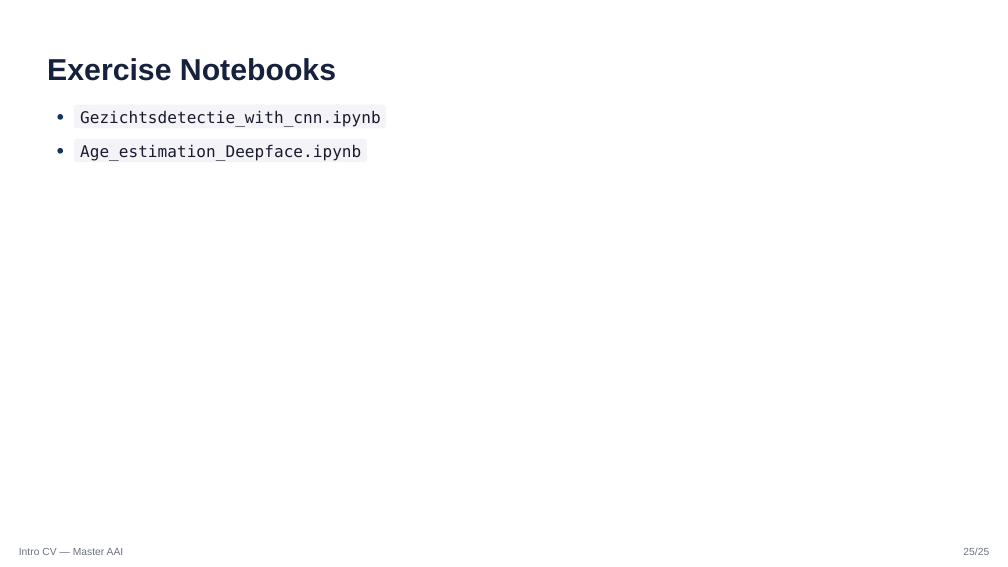
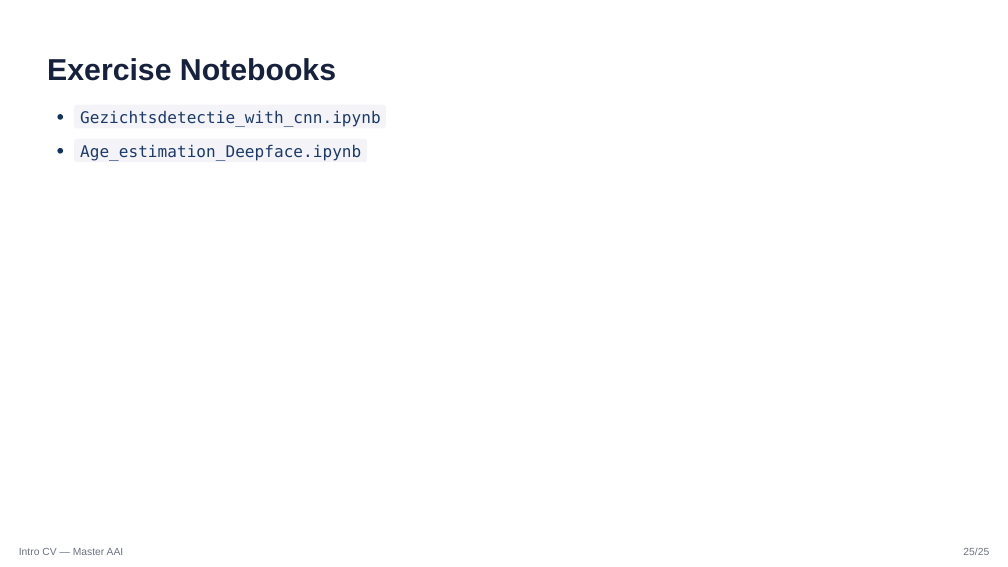
Before and after one commit to MichielBontenbal/hva-lectures, a slide deck: slide 25 of slides/intro_CV/slides.pptx. Drawn at 1008x567 pixels with LibreOffice and Linux fonts; fonts in the diff are those of the drawing. Boxes give left, top, right and bottom in pixels: in the first picture for what was removed or moved away, otherwise in the second. Text is boxed around its words. In the diff, an @@ line names an element or a change of style, - is before the commit and + after.

```diff
--- a/slides/intro_CV/slides.pptx
+++ b/slides/intro_CV/slides.pptx
@@ text "Gezichtsdetectie_with_cnn.ipynb" at [80,110,381,127]: text colour #1A1A2E to #1B3A6B @@
@@ text "Age_estimation_Deepface.ipynb" at [80,144,361,161]: text colour #1A1A2E to #1B3A6B @@
```
Also in this commit, not shown: 17 other slides changed, 2 other files.
